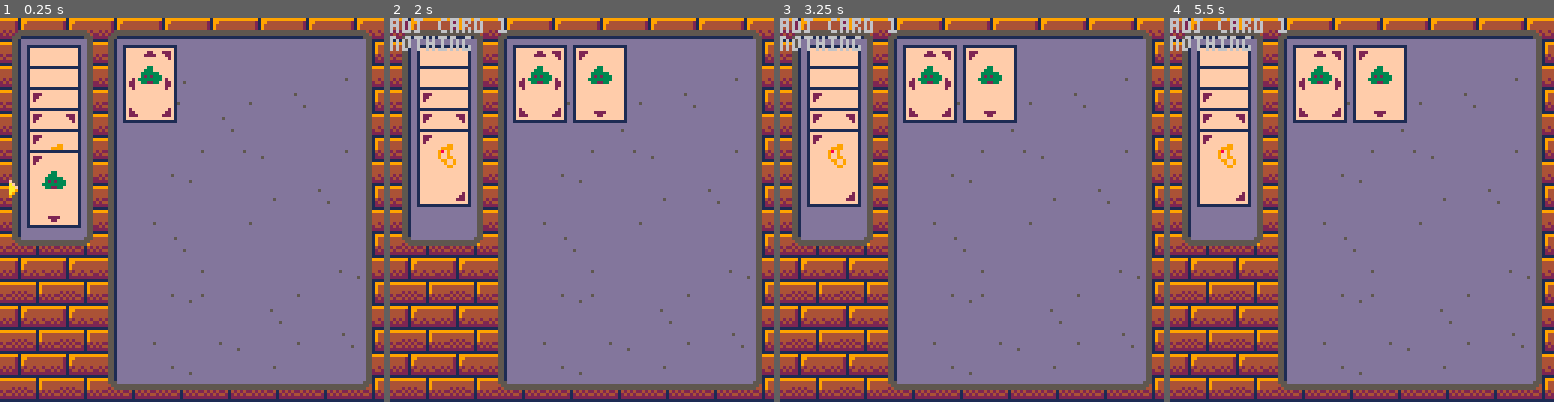
Above: before the commit, frames 1-4 (left to right).
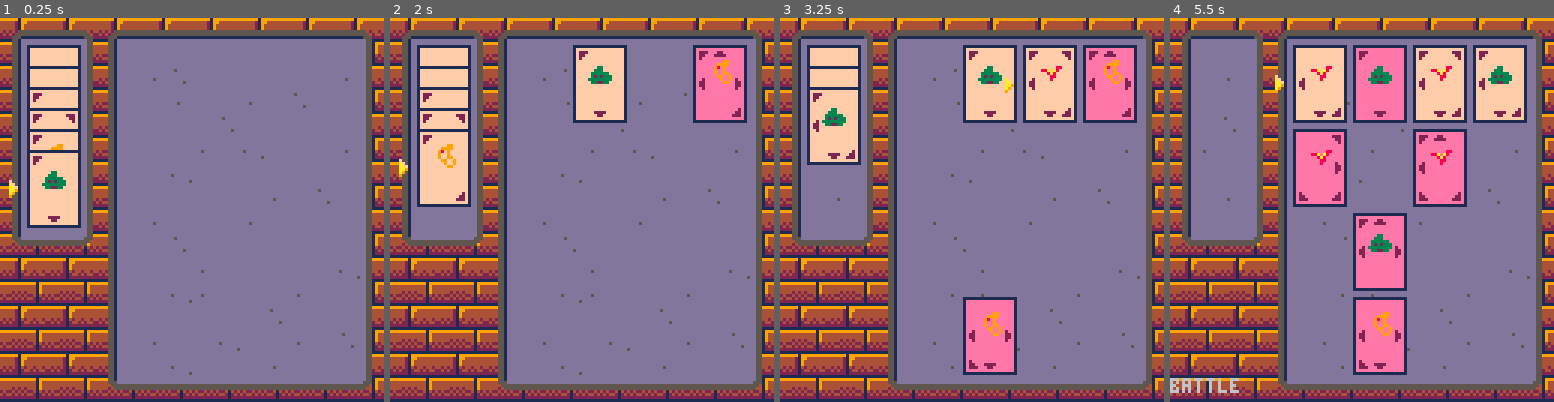
Above: after the commit, the same moments.

Repository: mccxiv/micro-tetra
Game: PICO-8 cartridge tetra.p8
Two runs of this game, one before a commit and one after it. Both use one fixed random seed, a clock stepped at 60 frames per second and the inputs below.
Inputs:
- Up to frame 1 (0.25 s): no input
- Up to frame 2 (2 s): tap O (Z key) at 0.7, 1.7 s; hold Right from 1.6 s (still down)
- Up to frame 3 (3.25 s): release Right at 2.1 s; tap O (Z key) at 2.1, 2.5, 2.9 s; hold Up 2.15-2.42 s; hold Right 2.47-3.03 s; hold Left from 3.08 s (still down)
- Up to frame 4 (5.5 s): tap O (Z key) every 0.4 s from 3.3 to 5.3 s; release Left at 3.58 s; hold Down 3.63-3.97 s; hold Right 4.02-4.68 s; hold Up 4.73-5.03 s; hold Left from 5.08 s (still down)

The runs differ from the first frame. In frame 1, 2.9% of the frame differs, in the area x 32-47%, y 7-28%; in frame 2, 6.7%; in frame 3, 15%; in frame 4, 27%, in the area x 0-93%, y 0-98%.

Commit message:
Commit the first sorta working battles

Diff:
--- a/tetra.p8
+++ b/tetra.p8
@@ -14,10 +14,12 @@
 }
 
 function _init ()
+	dbg = "" // debugging var
 	sel_deck = 6
 	sel_board = 1
-	last_placed_index = 1
-	state	= "selection"
+	last_placed_index = nil
+	last_team_turn = rnd({1,2})
+	state	= "resolve"
  deck = {
 		generate_card(),
 		generate_card(),
@@ -26,9 +28,7 @@
 		generate_card(),
 		generate_card(),
 	}
-	board = { // 1-16 index
-		generate_card()
-	}
+	board = {} // 1-16 index
 end
 
 function _draw ()
@@ -43,7 +43,10 @@
 		run_placement_state()
 	elseif state == "resolve" then
 		run_resolve_state()
-	end
+	elseif state == "enemy" then
+		run_enemy_state()
+	end
+	print(dbg, 0, 120)
 end
 -->8
 // draw
@@ -137,7 +140,11 @@
 end
 
 function draw_card (card, x, y)
+	if card.team == 2 then
+		pal(15, 14)
+	end
 	draw_card_base(x, y)
+	pal()
 	draw_arrows(x, y, card)
 	draw_c_sprite(x, y, card)
 end
@@ -239,7 +246,7 @@
 function generate_card ()
 	local id = rndi(3)
 	return {
-		ai = false,
+		team = 1, // 2 is ai
 		kind = id,
 		sprite = c[id][1],
 		stats = {
@@ -259,6 +266,12 @@
 			rn1(),
 		}
 	}
+end
+
+function generate_ai_card()
+	local card = generate_card()
+	card.team = 2
+	return card
 end
 -->8
 // helpers
@@ -391,10 +404,74 @@
 	end
 	return false
 end
+
+function resolve (i, battle, combo)
+	local card = board[i]
+	local adj = get_adjacent(i)
+
+	for k,tar_i in pairs(adj) do
+		print("adj card "..tar_i)
+
+		local fights_back = (
+			points_to(tar_i, i)
+			and battle
+		)
+
+		if points_to(i, tar_i) then
+			if same_team(i, tar_i) then
+				return
+			end
+
+			if fights_back then
+				dbg = "battle"
+				local win = true
+				if win then
+					flip_card(tar_i)
+					resolve(tar_i, false, true)
+				else
+					flip_card(i)
+					resolve(i, false, true)
+				end
+			else
+				flip_card(tar_i)
+				if combo then
+					resolve(tar_i, false, false)
+				end
+			end
+		end
+		print("nothing")
+	end
+end
+
+function same_team (i, tar_i)
+	local c_1 = board[i]
+	local c_2 = board[tar_i]
+	return c_1.team == c_2.team
+end
+
+function flip_card (i)
+	local team = board[i].team
+	if team == 1 then
+		board[i].team = 2
+	else
+		board[i].team = 1
+	end
+end
+
+function gg ()
+	local empty = {}
+	for i=1,16 do
+		if board[i] == nil then
+			add(empty, i)
+		end
+	end
+	return empty
+end
 -->8
 // state logic
 
 function run_selection_state()
+	last_team_turn = 1
 	if btnp(⬆️) then
 		sel_prev_deck()
 	elseif btnp(⬇️) then
@@ -438,21 +515,24 @@
 
 function run_resolve_state ()
 	local i = last_placed_index
-	local card = board[i]
-	local adj = get_adjacent(i)
-
-	for k,tar_i in pairs(adj) do
-		print("adj card "..tar_i)
-		if points_to(i, tar_i) then
-			if points_to(tar_i, i) then
-				print("battle")
-			else
-				print("take card")
-			end
-		end
-		print("nothing")
-	end
-	//	state = "selection"
+	if i ~= nil then
+		resolve(i, true, true)
+	end
+	if last_team_turn == 2 then
+		state = "selection"
+	else
+		state = "enemy"
+	end
+end
+
+function run_enemy_state ()
+	last_team_turn = 2
+	local c = generate_ai_card()
+	local empt = gg()
+	local i = rnd(empt)
+	board[i] = generate_ai_card()
+	last_placed_index = i
+	state = "resolve"
 end
 
 
